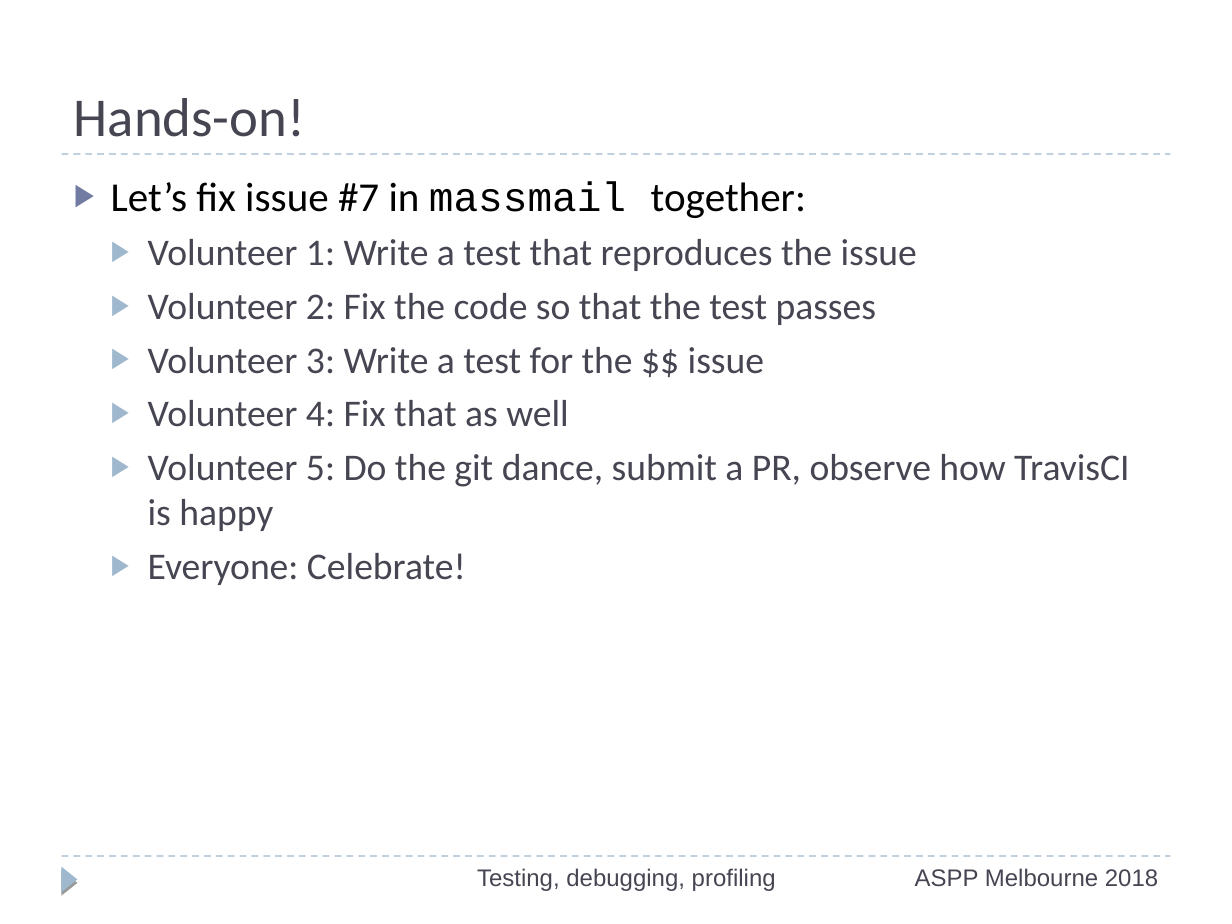
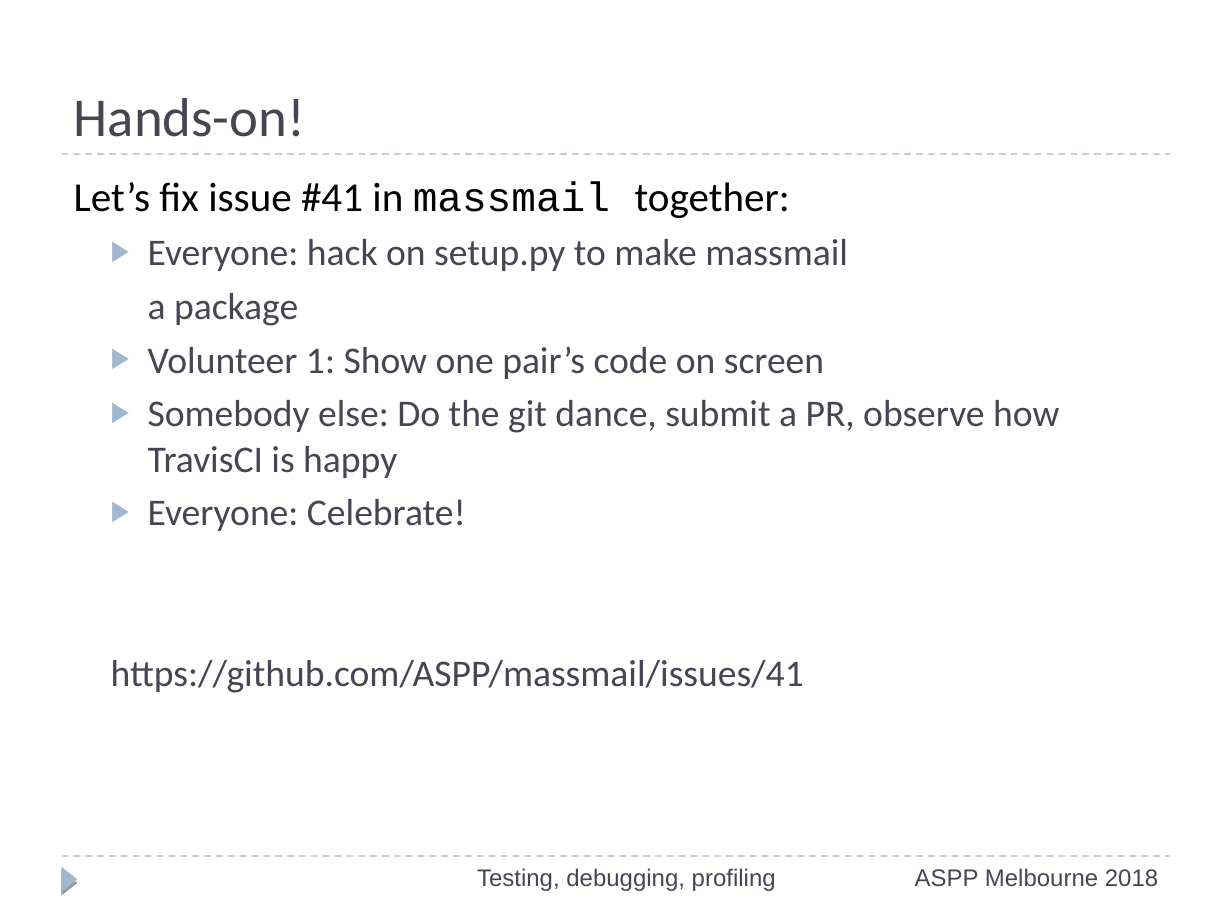
Before and after one commit to ASPP/testing_debugging_profiling, a slide deck: slide 51 of testing-debugging-profiling.odp. Drawn at 1232x924 pixels with LibreOffice and Linux fonts; fonts in the diff are those of the drawing. Boxes give left, top, right and bottom in pixels: in the first picture for what was removed or moved away, otherwise in the second. Text is boxed around its words. In the diff, an @@ line names an element or a change of style, - is before the commit and + after.

```diff
--- a/testing-debugging-profiling.odp
+++ b/testing-debugging-profiling.odp
@@ text at (74,181,1059,478): text changed @@
-▶ Let’s fix issue #7 in massmail together:
-  ▶ Volunteer 1: Write a test that reproduces the issue
-  ▶ Volunteer 2: Fix the code so that the test passes
-  ▶ Volunteer 3: Write a test for the $$ issue
-  ▶ Volunteer 4: Fix that as well
-  ▶ Volunteer 5: Do the git dance, submit a PR, observe how TravisCI is happy
+Let’s fix issue #41 in massmail together:
+  ▶ Everyone: hack on setup.py to make massmail
+  a package
+  ▶ Volunteer 1: Show one pair’s code on screen
+  ▶ Somebody else: Do the git dance, submit a PR, observe how TravisCI is happy
@@ text at (111,660,804,693): paragraph added @@
+https://github.com/ASPP/massmail/issues/41
```
Also in this commit, not shown: 2 other slides changed, 1 other file.
